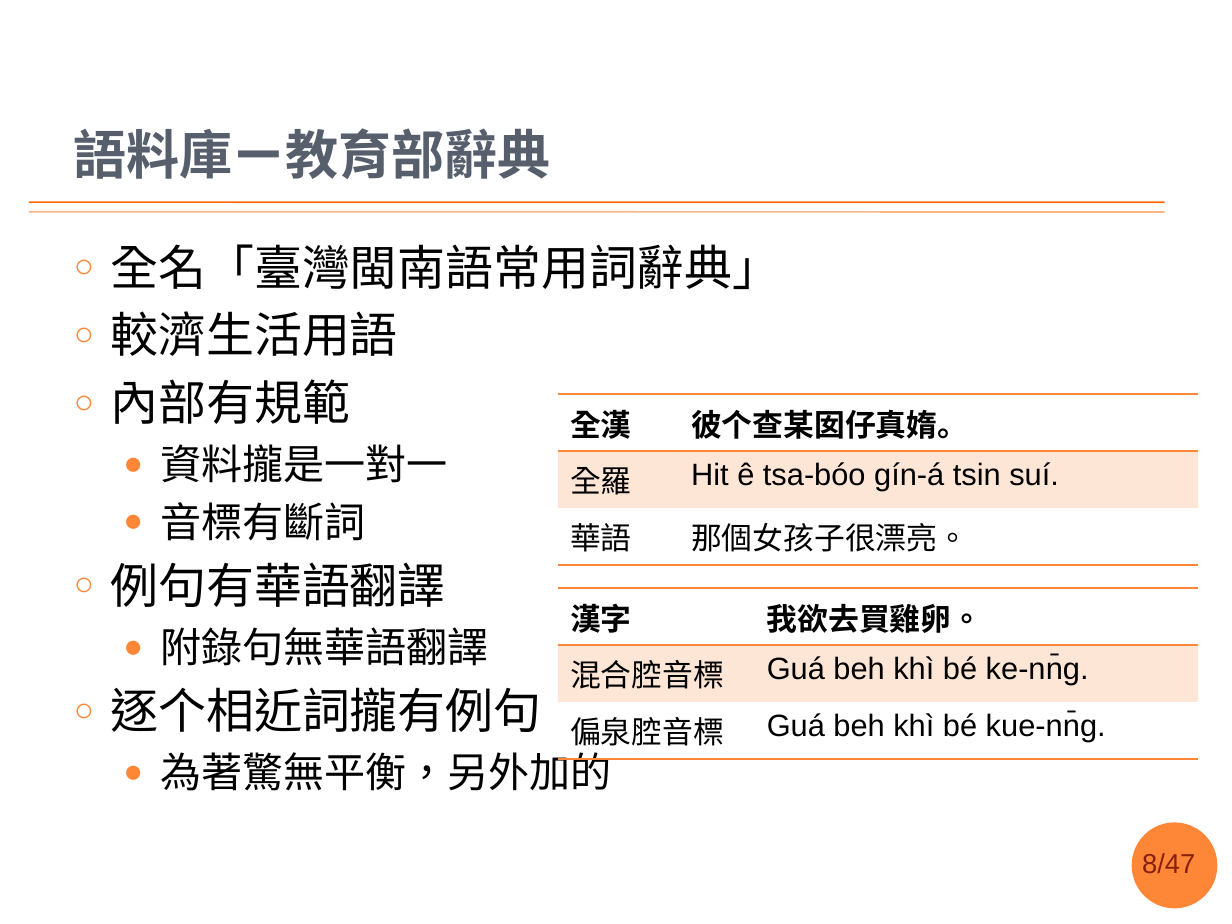
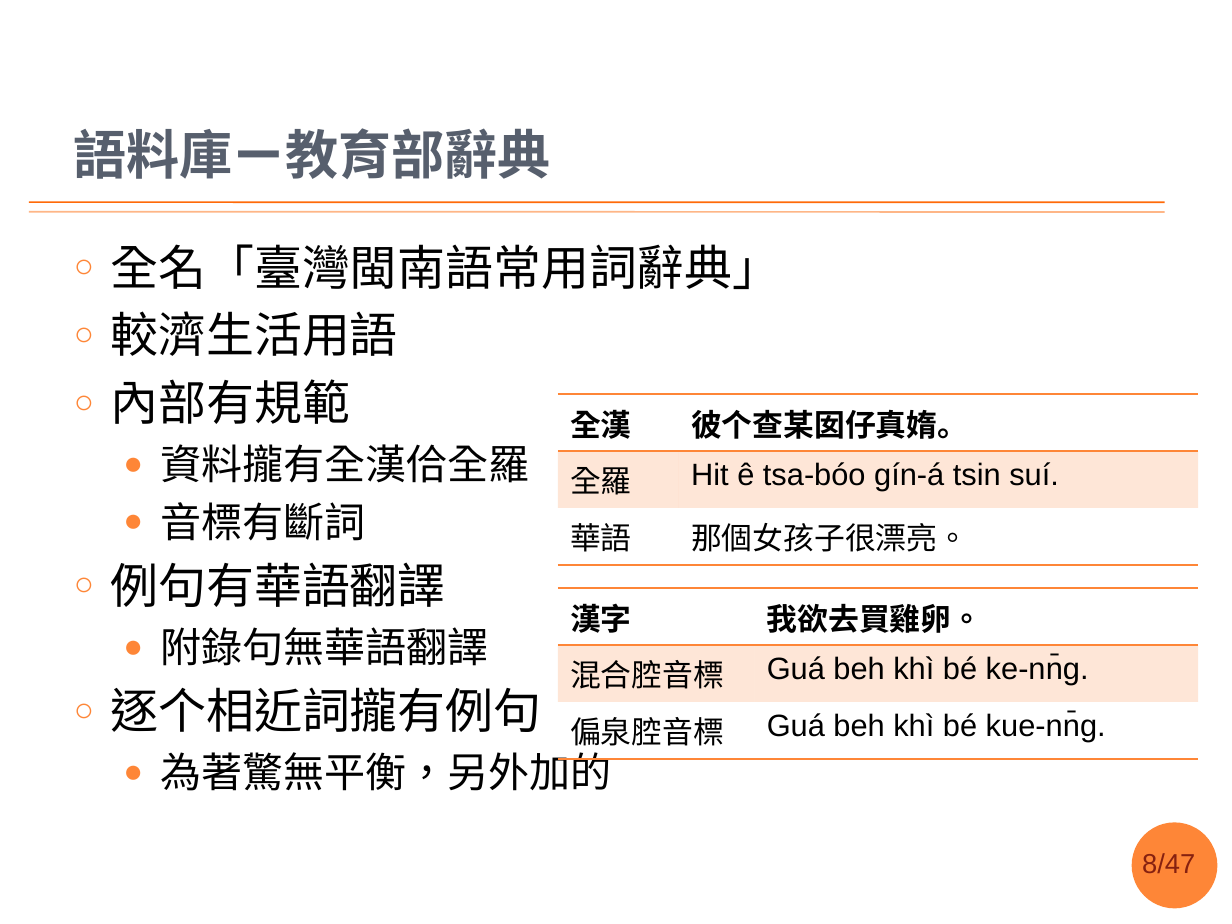
Before and after one commit to sih4sing5hong5/po3-ko3_tau5-iann2-phinn3, a slide deck: slide 8 of 翻譯報告.pptx. Drawn at 1232x924 pixels with LibreOffice and Linux fonts; fonts in the diff are those of the drawing; background and template pictures are left out. Boxes give left, top, right and bottom in pixels: in the first picture for what was removed or moved away, otherwise in the second. Text is boxed around its words. In the diff, an @@ line names an element or a change of style, - is before the commit and + after.

```diff
--- a/翻譯報告.pptx
+++ b/翻譯報告.pptx
@@ text at (160, 444, 530, 483): text changed @@
-  ● 資料攏是一對一
+  ● 資料攏有全漢佮全羅
```
Also in this commit, not shown: 2 other slides changed.
